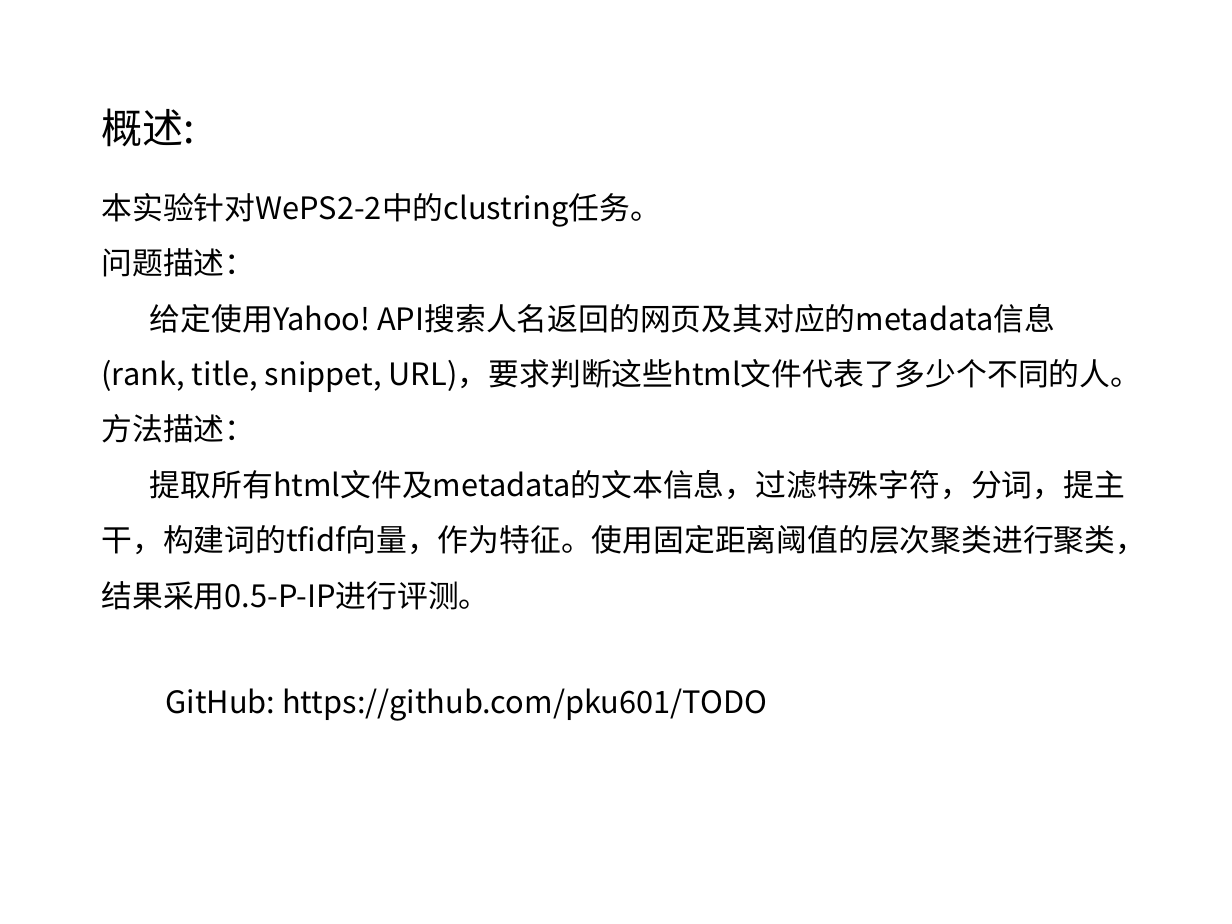
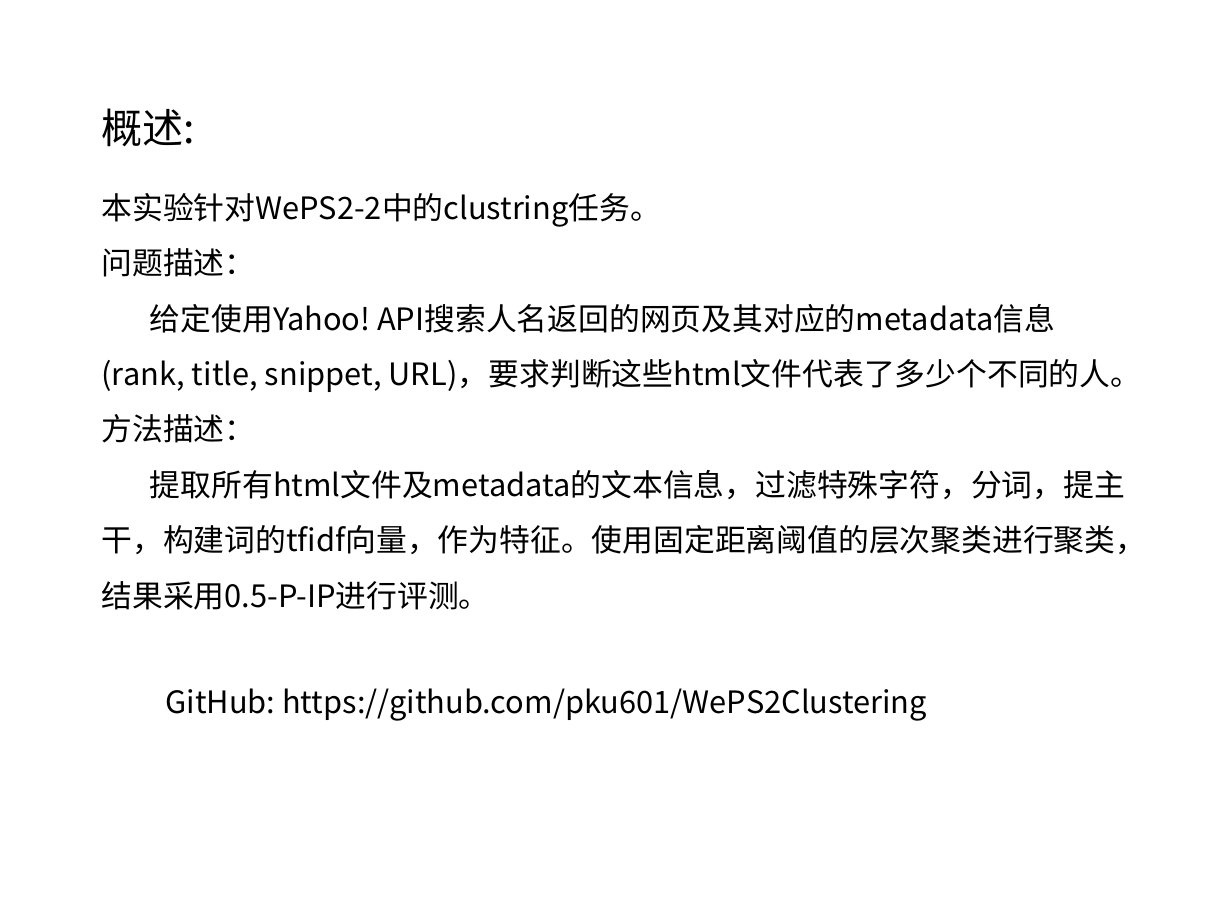
Before and after one commit to pku601/WePS2Clustering, a slide deck: slide 3 of clustering-lhq-wds.pptx. Drawn at 1232x924 pixels with LibreOffice and Linux fonts; fonts in the diff are those of the drawing; background and template pictures are left out. Boxes give left, top, right and bottom in pixels: in the first picture for what was removed or moved away, otherwise in the second. Text is boxed around its words. In the diff, an @@ line names an element or a change of style, - is before the commit and + after.

```diff
--- a/clustering-lhq-wds.pptx
+++ b/clustering-lhq-wds.pptx
@@ text at [165, 688, 927, 721]: text changed @@
-GitHub: https://github.com/pku601/TODO
+GitHub: https://github.com/pku601/WePS2Clustering
```
Also in this commit, not shown: 3 other slides changed.
